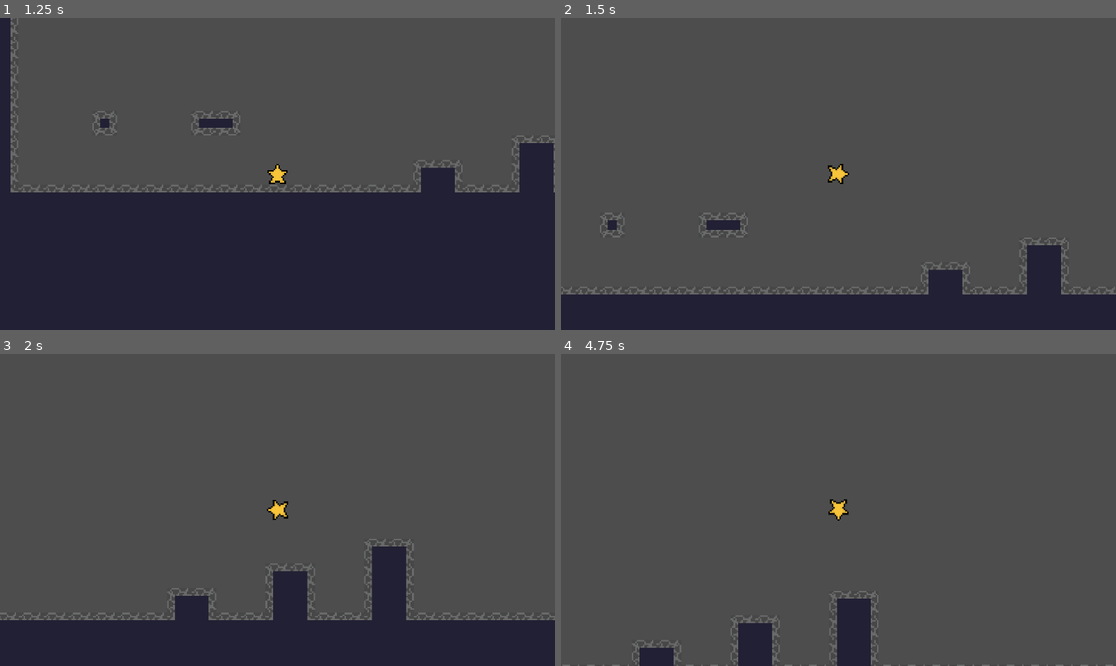
Above: before the commit, frames 1-4 (two rows, left to right).
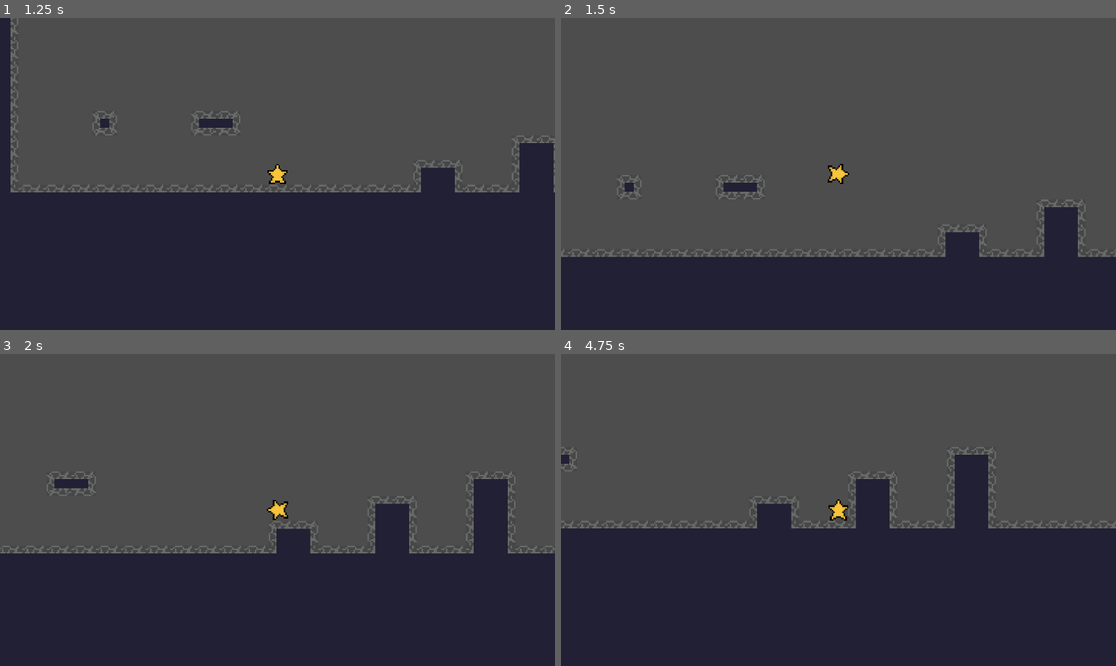
Above: after the commit, the same moments.

Repository: zackpoutziouris/2d_platformer_star
Game: Godot game, scene res://scenes/MainMenu.tscn
The game is run twice, just before and just after one commit, with the same random seed, the same clock (stepped at 60 frames per second) and the same inputs.
Inputs:
- Up to frame 1 (1.25 s): click "Play" at 0.5 s
- Up to frame 2 (1.5 s): hold D (move_right) from 1.28 s (still down); hold Space (jump) from 1.28 s (still down)
- Up to frame 3 (2 s): keep holding D (move_right); keep holding Space (jump)
- Up to frame 4 (4.75 s): release Space (jump) at 2.03 s; tap E (dash) at 2.1, 3.6 s; tap Space (jump) at 2.27, 2.3, 2.57, 3.77, 3.8, 4.07 s; release D (move_right) at 2.78 s; hold A (move_left) 2.78-3.53 s; hold Space (jump) 2.78-3.53 s; hold D (move_right) from 3.53 s (still down); hold Space (jump) from 4.28 s (still down)

Frame 1 is identical in both runs. In frame 2, 14% of the frame differs, in the area x 0-100%, y 50-89%; in frame 3, 23%; in frame 4, 46%, in the area x 0-100%, y 29-100%.

Commit message:
Added jump cut
Jump height now changes depending on how much time space bar is held.
Tweaked gravity to have acceleration.
Changed move_speed, jump_velocity and gravity_multiplier to feel more zero gravity like.

Diff:
--- a/star/scripts/player.gd
+++ b/star/scripts/player.gd
@@ -1,11 +1,12 @@
 extends CharacterBody2D
 
 @export_category("Movement")
-@export var move_speed: float = 250.0
+@export var move_speed: float = 140.0
 @export var acceleration: float = 1800.0
 @export var deceleration: float = 2200.0
-@export var jump_velocity: float = -420.0
-@export var gravity_multiplier: float = 1.0
+@export var jump_velocity: float = -280.0
+@export var gravity_multiplier: float = 0.80
+@export var jump_cut_ratio: float = 0.5
 
 @export_category("Dash")
 @export var dash_speed: float = 300.0
@@ -49,7 +50,10 @@
 func _process_movement(delta: float, direction: float) -> void:
 	# Apply gravity while airborne.
 	if not is_on_floor():
-		velocity.y += gravity * gravity_multiplier * delta
+		var g := gravity * gravity_multiplier
+		if velocity.y > 0.0:
+			g *= 1.1
+		velocity.y += g * delta
 
 	# Horizontal movement.
 	if direction != 0.0:
@@ -68,6 +72,10 @@
 	# Jump only when grounded.
 	if Input.is_action_just_pressed("jump") and is_on_floor():
 		velocity.y = jump_velocity
+
+	# Variable height: if jump is released while rising, cap the upward speed.
+	if velocity.y < 0.0 and not Input.is_action_pressed("jump"):
+		velocity.y = maxf(velocity.y, jump_velocity * jump_cut_ratio)
 
 func _try_start_dash() -> void:
 	if is_dashing or not Input.is_action_just_pressed("dash"):
